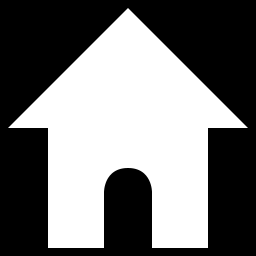
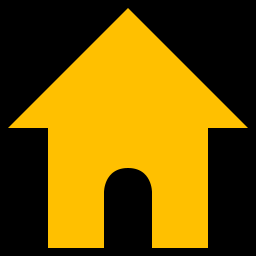
Layer changes from the first 256 x 256 image to the second:
added layer "Layer 3" above "Layer 2" over [8, 8, 248, 248]
hid "Layer 2" over [8, 8, 248, 248]
